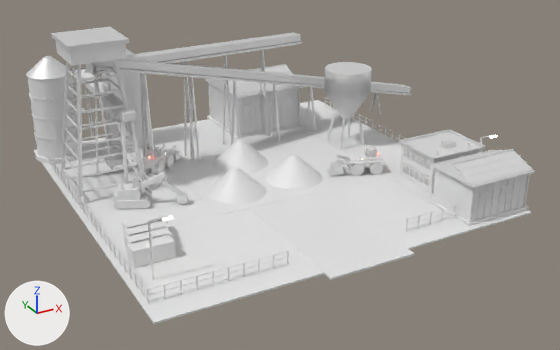
Two versions of the FBX model Assets/Art/KayseriIsland/Models/Iron/Phase2/Depot_P2.fbx, one commit apart.
The view is the same before and after, from a camera (50 mm lens) standing at (-64.6, 22.5, 75.8) and looking at (2.8, 144.9, 14.6). Arrows for +X, +Y and +Z are at lower left; the lights stay in place. The older version comes first. Where no turn or scale is listed for an object, it has been applied to the vertices.

The first picture shows 'Depot.Containers', 'Depot.ConvA', 'Depot.ConvMain', 'Depot.Excav', 'Depot.Fence', 'Depot.Gantry', 'Depot.Hopper', 'Depot.Lamp1', 'Depot.Lamp2', 'Depot.Loader2', 'Depot.Office', 'Depot.Pile0', 'Depot.Pile1', 'Depot.Shed1', 'Depot.Shed2', 'Depot.Silo0', 'Depot.Silo1', 'Depot.Tower', 'Depot.Yard' and 3 more.
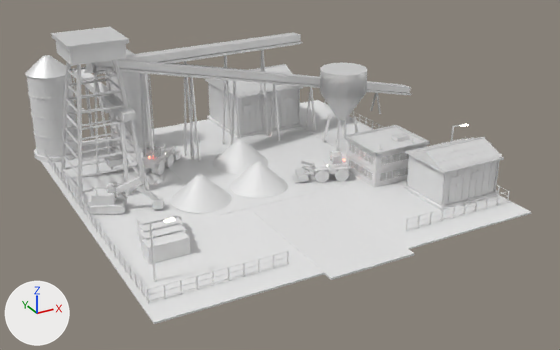
What differs and where, as boxes [x1, y1, x2, y2] in the pictures (560 x 350 px):
'Depot.Shed2', moved: before [429, 149, 535, 226]; after [404, 136, 504, 210]
'Depot.Office', moved: before [399, 129, 486, 193]; after [345, 125, 430, 187]
'Depot.Silo0', moved: before [26, 56, 83, 164]; after [25, 55, 78, 162]
'Depot.Containers', moved: before [122, 213, 176, 268]; after [136, 209, 190, 264]
'Depot.Hopper', moved: before [324, 62, 372, 150]; after [320, 63, 367, 151]
'Depot.Pile0', moved: before [207, 167, 267, 205]; after [170, 174, 232, 213]
'Depot.Pile1', moved: before [266, 154, 323, 189]; after [230, 162, 288, 198]
'Depot.Excav', moved: before [113, 171, 189, 209]; after [87, 176, 165, 215]
'Depot.Loader2', moved: before [327, 145, 384, 176]; after [292, 151, 350, 183]
'Depot.Silo1', moved: before [102, 49, 149, 150]; after [105, 49, 155, 154]
'Depot.Lamp2', moved: before [148, 215, 173, 280]; after [149, 217, 175, 282]
'Depot.Lamp1', moved: before [479, 134, 497, 153]; after [451, 123, 469, 141]

What changed in the scene script:
```text
Change ob_depot_pile0:
    ob_depot_pile0.location: (-7.0, 144.4, 13.3) -> (-14.4, 144.4, 13.3)
Change ob_depot_lamp2:
    ob_depot_lamp2.location: (-32.0, 122.0, 13.3) -> (-32.0, 121.3, 13.3)
Change ob_depot_hopper:
    ob_depot_hopper.location: (25.4, 156.0, 13.3) -> (24.3, 156.0, 13.3)
Change ob_depot_containers:
    ob_depot_containers.location: (0.0, 0.0, 13.0) -> (2.5, 0.0, 13.0)
Change ob_depot_pile1:
    ob_depot_pile1.location: (5.8, 144.7, 13.3) -> (-2.1, 144.7, 13.3)
Change ob_depot_lamp1:
    ob_depot_lamp1.location: (35.0, 124.5, 13.3) -> (34.4, 131.9, 13.3)
Change ob_depot_silo1:
    ob_depot_silo1.location: (-16.4, 180.0, 13.3) -> (-16.4, 177.3, 13.3)
Change ob_depot_loader2:
    ob_depot_loader2.location: (20.0, 140.9, 13.3) -> (12.1, 141.4, 13.3)
Change ob_depot_shed2:
    ob_depot_shed2.location: (29.4, 117.7, 13.3) -> (29.1, 125.0, 13.3)
Change ob_depot_excav:
    ob_depot_excav.location: (-26.0, 148.6, 13.3) -> (-30.7, 148.6, 13.3)
Change ob_depot_office:
    ob_depot_office.location: (31.2, 131.0, 13.3) -> (23.3, 138.4, 13.3)
Change ob_depot_silo0:
    ob_depot_silo0.location: (-31.8, 179.6, 13.3) -> (-31.8, 180.3, 13.3)
```
